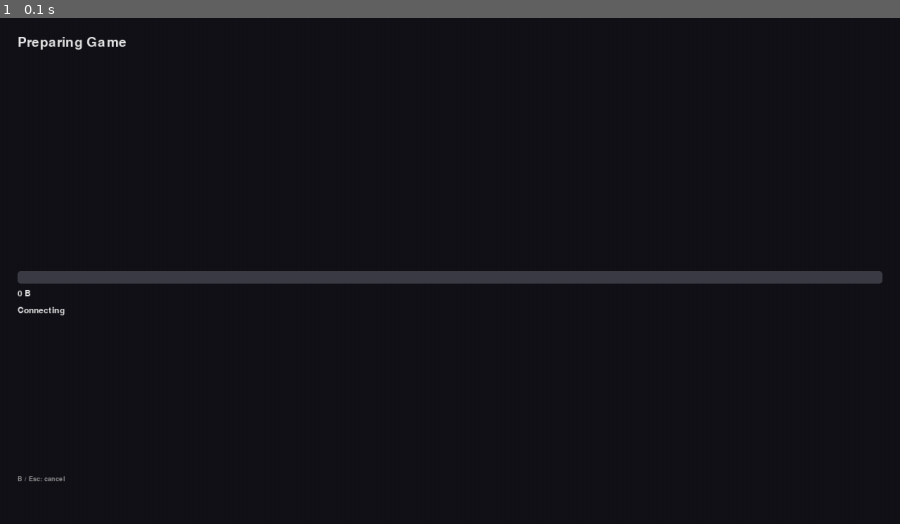
Above: before the commit, frame 1.
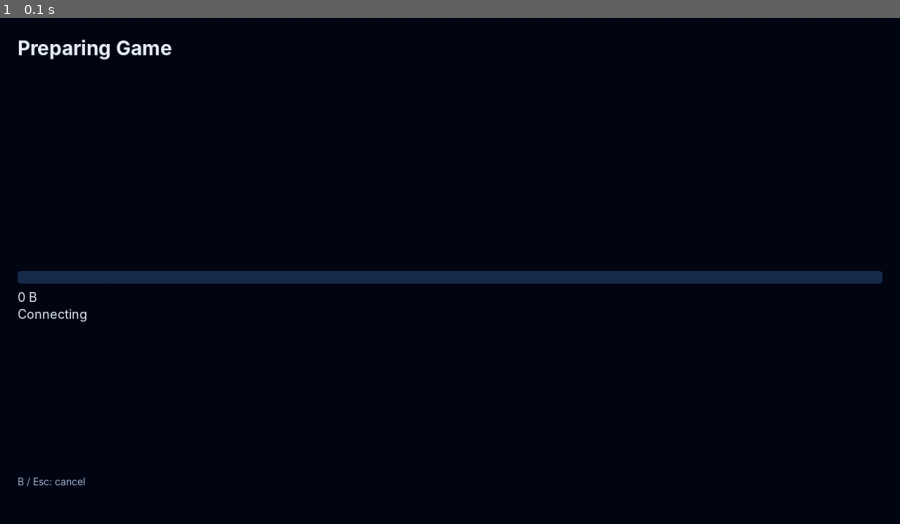
Above: after the commit, the same moment.

Repository: stryph4/romcloud
Game: pygame game, started from ports_gfx/launch_progress.py
Same seed, same stepped clock (60 frames per second), same inputs: the game is played once before the commit and once after it.
Inputs:
- Up to frame 1 (0.1 s): no input

The runs differ from the first frame. In frame 1, 3.1% of the frame differs, in the area x 1-99%, y 3-93%.

Commit message:
Refactor theme and styling across the application
- Introduced a new theme module to centralize visual design tokens for Pygame and CSS.
- Updated launch progress, save sync conflict popup, and splash screen to use theme colors and system fonts.
- Enhanced CSS with a comprehensive design system, including responsive layouts and typography.
- Added unit tests for theme properties and browser CSS to ensure consistency and correctness.

Diff:
--- a/ports_gfx/app.py
+++ b/ports_gfx/app.py
@@ -35,6 +35,21 @@
 from typing import Optional
 
 from ports_gfx.actions import ACTION_DIRECTIONS, Action
+from ports_gfx.theme import (
+    ACCENT,
+    BACKGROUND,
+    BORDER,
+    ERROR,
+    MUTED_TEXT,
+    PROGRESS_TRACK,
+    SUCCESS,
+    SURFACE_RAISED,
+    TEXT,
+    WARNING,
+    FOCUS_FILL,
+    draw_card,
+    system_font,
+)
 from ports_gfx.activity import ActivityLog
 from ports_gfx.catalog_progress import CatalogRefreshProgress
 from ports_gfx.client import BackendResult, call_backend, operation_result
@@ -306,14 +321,16 @@
     {"library-connected", "library-cache", "library-offline"}
 )
 
-_BG_COLOR = (18, 18, 24)
-_CARD_BG = (40, 40, 50)
-_FG_COLOR = (230, 230, 230)
-_SELECTED_BG = (60, 90, 160)
-_SUCCESS_COLOR = (90, 200, 120)
-_WARNING_COLOR = (230, 180, 60)
-_ERROR_COLOR = (220, 90, 90)
-_HINT_COLOR = (150, 150, 150)
+_BG_COLOR = BACKGROUND
+_CARD_BG = SURFACE_RAISED
+_FG_COLOR = TEXT
+_SELECTED_BG = FOCUS_FILL
+_SUCCESS_COLOR = SUCCESS
+_WARNING_COLOR = WARNING
+_ERROR_COLOR = ERROR
+_HINT_COLOR = MUTED_TEXT
+_ACCENT_COLOR = ACCENT
+_BORDER_COLOR = BORDER
 _MESSAGE_COLORS = {
     "success": _SUCCESS_COLOR,
     "warning": _WARNING_COLOR,
@@ -780,9 +797,9 @@
 
 def _build_fonts(pygame, layout: Layout):  # noqa: ANN001
     return {
-        "title": pygame.font.SysFont(None, layout.fonts.title),
-        "body": pygame.font.SysFont(None, layout.fonts.body),
-        "hint": pygame.font.SysFont(None, layout.fonts.hint),
+        "title": system_font(pygame, layout.fonts.title, strong=True),
+        "body": system_font(pygame, layout.fonts.body),
+        "hint": system_font(pygame, layout.fonts.hint),
     }
 
 
@@ -1535,22 +1552,13 @@
         screen.blit(banner, banner_rect)
 
     for i, (item, rect) in enumerate(zip(state.items, layout.card_rects)):
-        color = (
-            _SELECTED_BG
-            if i == state.selected_index
-            else (45, 75, 55)
-            if item.active
-            else _CARD_BG
-        )
-        pygame.draw.rect(screen, color, (rect.x, rect.y, rect.w, rect.h), border_radius=6)
-        if item.active:
-            pygame.draw.rect(
-                screen,
-                _SUCCESS_COLOR,
-                (rect.x, rect.y, rect.w, rect.h),
-                width=3,
-                border_radius=6,
-            )
+        draw_card(
+            pygame,
+            screen,
+            rect,
+            focused=i == state.selected_index,
+            active=item.active,
+        )
         label = fonts["body"].render(item.label, True, _FG_COLOR)
         center_x, center_y = rect.center
         label_center_y = center_y - (layout.fonts.hint // 2 if item.description else 0)
@@ -1680,7 +1688,8 @@
         is_awaiting = controller_test.remap_instance_id is not None and is_selected
         color = _SELECTED_BG if is_selected else _CARD_BG
         suffix = "  (press a button...)" if is_awaiting else ""
-        pygame.draw.rect(screen, color, (layout.safe_area.x, y, 260, line_h), border_radius=4)
+        row_rect = Rect(layout.safe_area.x, y, min(420, layout.safe_area.w), line_h)
+        draw_card(pygame, screen, row_rect, focused=is_selected, radius=6)
         label = fonts["body"].render(f"{_CONTROLLER_ACTION_LABELS[action]}{suffix}", True, _FG_COLOR)
         screen.blit(label, (layout.safe_area.x + 8, y))
         y += line_h + 4
@@ -1781,7 +1790,7 @@
     *,
     failed: bool = False,
 ) -> None:
-    pygame.draw.rect(screen, _CARD_BG, (rect.x, rect.y, rect.w, rect.h), border_radius=4)
+    pygame.draw.rect(screen, PROGRESS_TRACK, (rect.x, rect.y, rect.w, rect.h), border_radius=4)
     if fraction is None:
         # Animate a short segment for work whose duration cannot be measured,
         # without claiming a fabricated percentage.
@@ -1804,7 +1813,7 @@
     if fill_w:
         pygame.draw.rect(
             screen,
-            _ERROR_COLOR if failed else _SUCCESS_COLOR,
+            _ERROR_COLOR if failed else ACCENT,
             (rect.x, rect.y, fill_w, rect.h),
             border_radius=4,
         )
@@ -2197,8 +2206,10 @@
             colors={
                 "bg": _BG_COLOR,
                 "card": _CARD_BG,
+                "border": _BORDER_COLOR,
                 "error": _ERROR_COLOR,
                 "fg": _FG_COLOR,
+                "focus": _ACCENT_COLOR,
                 "hint": _HINT_COLOR,
                 "selected": _SELECTED_BG,
                 "success": _SUCCESS_COLOR,
@@ -2227,8 +2238,9 @@
             and savesync_screen.settings_items.index(line)
             == savesync_screen.settings_selected_index
         )
-        color = _SELECTED_BG if is_selected_item else _FG_COLOR
-        text = fonts["body"].render(line, True, color)
+        color = ACCENT if is_selected_item else _FG_COLOR
+        display_line = f"›  {line}" if is_selected_item else f"   {line}"
+        text = fonts["body"].render(display_line, True, color)
         screen.blit(text, (layout.navigation_rect.x, y))
         y += line_h
 
@@ -2237,12 +2249,12 @@
         bar_y = y + line_h // 2
         bar_w = max(1, min(layout.navigation_rect.w, 560))
         bar_h = max(8, layout.fonts.body // 2)
-        pygame.draw.rect(screen, _CARD_BG, (bar_x, bar_y, bar_w, bar_h), border_radius=4)
+        pygame.draw.rect(screen, PROGRESS_TRACK, (bar_x, bar_y, bar_w, bar_h), border_radius=4)
         fill_w = int(bar_w * savesync_screen.confirm.progress)
         if fill_w > 0:
             pygame.draw.rect(
                 screen,
-                _SUCCESS_COLOR,
+                ACCENT,
                 (bar_x, bar_y, fill_w, bar_h),
                 border_radius=4,
             )
@@ -2500,8 +2512,13 @@
         value = fonts["body"].render(display_value[-max_chars:], True, _FG_COLOR)
         screen.blit(value, (text_rect.x + 12, text_rect.y + max(4, (text_rect.h - value.get_height()) // 2)))
         for index, (key, rect) in enumerate(zip(wizard.osk.keys, _wizard_rects(layout, wizard))):
-            color = _SELECTED_BG if index == wizard.osk.selected_index else _CARD_BG
-            pygame.draw.rect(screen, color, (rect.x, rect.y, rect.w, rect.h), border_radius=5)
+            draw_card(
+                pygame,
+                screen,
+                rect,
+                focused=index == wizard.osk.selected_index,
+                radius=6,
+            )
             label = fonts["body"].render(wizard.osk.key_label(key), True, _FG_COLOR)
             screen.blit(label, label.get_rect(center=rect.center))
     else:
@@ -2520,8 +2537,12 @@
                 y += line_h
 
         for index, label_text, rect in _wizard_option_rows(layout, wizard):
-            color = _SELECTED_BG if index == wizard.selected_index else _CARD_BG
-            pygame.draw.rect(screen, color, (rect.x, rect.y, rect.w, rect.h), border_radius=6)
+            draw_card(
+                pygame,
+                screen,
+                rect,
+                focused=index == wizard.selected_index,
+            )
             max_label_chars = max(1, rect.w // max(8, layout.fonts.body // 2))
             label = fonts["body"].render(label_text[:max_label_chars], True, _FG_COLOR)
             screen.blit(label, label.get_rect(center=rect.center))
--- a/ports_gfx/launch_progress.py
+++ b/ports_gfx/launch_progress.py
@@ -36,15 +36,25 @@
 from typing import IO, Optional
 
 from ports_gfx.layout import Layout, compute_layout
+from ports_gfx.theme import (
+    ACCENT,
+    BACKGROUND,
+    ERROR,
+    MUTED_TEXT,
+    PROGRESS_TRACK,
+    SUCCESS,
+    TEXT,
+    system_font,
+)
 
 _FALLBACK_SIZE = (1280, 720)
 _MIN_SANE_DIMENSION = 240
 
-_BG_COLOR = (18, 18, 24)
-_FG_COLOR = (230, 230, 230)
-_ERROR_COLOR = (220, 90, 90)
-_SUCCESS_COLOR = (90, 200, 120)
-_HINT_COLOR = (150, 150, 150)
+_BG_COLOR = BACKGROUND
+_FG_COLOR = TEXT
+_ERROR_COLOR = ERROR
+_SUCCESS_COLOR = SUCCESS
+_HINT_COLOR = MUTED_TEXT
 
 _LAUNCHING_DISPLAY_SECONDS = 0.6
 _ERROR_AUTO_DISMISS_SECONDS = 15.0
@@ -202,9 +212,9 @@
         screen = _open_display(pygame, screen_w, screen_h)
         pygame.display.set_caption("ROMCloud")
         layout = compute_layout(screen_w, screen_h, 0)
-        font_title = pygame.font.SysFont(None, layout.fonts.title)
-        font_body = pygame.font.SysFont(None, layout.fonts.body)
-        font_hint = pygame.font.SysFont(None, layout.fonts.hint)
+        font_title = system_font(pygame, layout.fonts.title, strong=True)
+        font_body = system_font(pygame, layout.fonts.body)
+        font_hint = system_font(pygame, layout.fonts.hint)
         clock = pygame.time.Clock()
 
         launching_since: Optional[float] = None
@@ -269,10 +279,10 @@
     bar_y = safe_area.y + safe_area.h // 2
     bar_w = safe_area.w
     bar_h = max(18, layout.fonts.body)
-    pygame.draw.rect(screen, (60, 60, 70), (safe_area.x, bar_y, bar_w, bar_h), border_radius=4)
+    pygame.draw.rect(screen, PROGRESS_TRACK, (safe_area.x, bar_y, bar_w, bar_h), border_radius=4)
     fraction = progress_fraction(state)
     if fraction > 0:
-        pygame.draw.rect(screen, (90, 140, 220), (safe_area.x, bar_y, int(bar_w * fraction), bar_h), border_radius=4)
+        pygame.draw.rect(screen, ACCENT, (safe_area.x, bar_y, int(bar_w * fraction), bar_h), border_radius=4)
 
     bytes_line = f"{_fmt_bytes(state.bytes_done)} / {_fmt_bytes(state.bytes_total)}" if state.bytes_total else _fmt_bytes(state.bytes_done)
     bytes_text = font_body.render(bytes_line, True, _FG_COLOR)
--- a/ports_gfx/savesync_conflict_popup.py
+++ b/ports_gfx/savesync_conflict_popup.py
@@ -243,7 +243,9 @@
         import pygame
 
         from ports_gfx.app import (
+            _ACCENT_COLOR,
             _BG_COLOR,
+            _BORDER_COLOR,
             _CARD_BG,
             _ERROR_COLOR,
             _FG_COLOR,
@@ -401,8 +403,10 @@
                 colors={
                     "bg": _BG_COLOR,
                     "card": _CARD_BG,
+                    "border": _BORDER_COLOR,
                     "error": _ERROR_COLOR,
                     "fg": _FG_COLOR,
+                    "focus": _ACCENT_COLOR,
                     "hint": _HINT_COLOR,
                     "selected": _SELECTED_BG,
                     "success": _SUCCESS_COLOR,
@@ -734,6 +738,17 @@
     for index, (label, rect) in enumerate(zip(ACTION_LABELS, rects)):
         color = colors["selected"] if index == state.selected_index else colors["card"]
         pygame.draw.rect(screen, color, (rect.x, rect.y, rect.w, rect.h), border_radius=6)
+        pygame.draw.rect(
+            screen,
+            (
+                colors.get("focus", colors["fg"])
+                if index == state.selected_index
+                else colors.get("border", colors["card"])
+            ),
+            (rect.x, rect.y, rect.w, rect.h),
+            width=4 if index == state.selected_index else 1,
+            border_radius=6,
+        )
         text = fonts["body"].render(label, True, colors["fg"])
         screen.blit(text, (rect.x + 16, rect.y + max(0, (rect.h - text.get_height()) // 2)))
 
--- a/ports_gfx/splash.py
+++ b/ports_gfx/splash.py
@@ -4,13 +4,23 @@
 
 from pathlib import Path
 
+from ports_gfx.theme import (
+    ACCENT,
+    BACKGROUND,
+    MUTED_TEXT,
+    PROGRESS_TRACK,
+    SURFACE,
+    TEXT,
+    system_font,
+)
 
-_BACKGROUND = (3, 6, 20)
-_PANEL = (5, 9, 28)
-_TEXT = (238, 242, 255)
-_MUTED = (170, 185, 215)
-_TRACK = (35, 46, 78)
-_PROGRESS = (30, 190, 245)
+
+_BACKGROUND = BACKGROUND
+_PANEL = SURFACE
+_TEXT = TEXT
+_MUTED = MUTED_TEXT
+_TRACK = PROGRESS_TRACK
+_PROGRESS = ACCENT
 _SPLASH_ASSET = Path(__file__).resolve().parent / "assets" / "splash.png"
 
 
@@ -45,8 +55,8 @@
         pygame.draw.rect(screen, _PANEL, (0, panel_y, width, panel_h))
 
         margin = max(24, round(width * 0.06))
-        title_font = pygame.font.SysFont(None, max(30, round(height * 0.045)))
-        status_font = pygame.font.SysFont(None, max(22, round(height * 0.032)))
+        title_font = system_font(pygame, max(30, round(height * 0.045)), strong=True)
+        status_font = system_font(pygame, max(22, round(height * 0.032)))
         title_surface = title_font.render(title, True, _TEXT)
         status_surface = status_font.render(status, True, _MUTED)
         screen.blit(title_surface, (margin, panel_y + round(panel_h * 0.15)))
--- /dev/null
+++ b/ports_gfx/theme.py
@@ -0,0 +1,68 @@
+"""ROMCloud's native visual and typography design tokens.
+
+Pygame remains intentionally simple: solid, high-contrast surfaces derived
+from the product artwork, with a bright cyan focus ring that reads clearly
+at TV distance.  Browser CSS has its own adapter for the same design system.
+"""
+
+from __future__ import annotations
+
+
+# Core surfaces
+BACKGROUND = (3, 7, 20)
+SURFACE = (9, 19, 39)
+SURFACE_RAISED = (15, 31, 56)
+BORDER = (35, 69, 111)
+
+# Typography
+TEXT = (239, 245, 255)
+MUTED_TEXT = (170, 188, 216)
+FONT_STACK = "Inter,Noto Sans,DejaVu Sans,Liberation Sans,Segoe UI,Arial"
+
+# Product accents and semantic status colors
+ACCENT = (38, 215, 242)
+ACCENT_BLUE = (42, 133, 255)
+ACCENT_VIOLET = (139, 80, 246)
+FOCUS_FILL = (20, 67, 115)
+ACTIVE_FILL = (18, 65, 62)
+SUCCESS = (89, 218, 145)
+WARNING = (246, 195, 83)
+ERROR = (255, 108, 125)
+PROGRESS_TRACK = (25, 45, 75)
+
+CARD_RADIUS = 10
+CONTROL_RADIUS = 8
+FOCUS_BORDER_WIDTH = 4
+
+
+def system_font(pygame, size: int, *, strong: bool = False):  # noqa: ANN001
+    """Resolve the deliberate ROMCloud system stack with a safe fallback.
+
+    Pygame/SDL_ttf chooses the first installed family. Passing the full stack
+    keeps Batocera (normally DejaVu/Noto) and desktop development hosts close
+    without redistributing a font binary under an uncertain platform license.
+    """
+
+    try:
+        return pygame.font.SysFont(FONT_STACK, size, strong)
+    except Exception:  # noqa: BLE001 - the default Pygame font is the last resort
+        return pygame.font.SysFont(None, size, strong)
+
+
+def draw_card(  # noqa: ANN001
+    pygame,
+    screen,
+    rect,
+    *,
+    focused: bool = False,
+    active: bool = False,
+    radius: int = CARD_RADIUS,
+):
+    """Draw a consistent native surface with unmistakable focus semantics."""
+
+    bounds = (rect.x, rect.y, rect.w, rect.h) if hasattr(rect, "x") else rect
+    fill = FOCUS_FILL if focused else (ACTIVE_FILL if active else SURFACE_RAISED)
+    pygame.draw.rect(screen, fill, bounds, border_radius=radius)
+    border = ACCENT if focused else (SUCCESS if active else BORDER)
+    width = FOCUS_BORDER_WIDTH if focused else (3 if active else 1)
+    pygame.draw.rect(screen, border, bounds, width=width, border_radius=radius)
--- /dev/null
+++ b/tests/unit/test_ports_gfx_theme.py
@@ -0,0 +1,45 @@
+from __future__ import annotations
+
+from types import SimpleNamespace
+
+from ports_gfx import theme
+
+
+def test_theme_has_high_contrast_brand_and_semantic_tokens() -> None:
+    assert theme.BACKGROUND != theme.SURFACE != theme.SURFACE_RAISED
+    assert theme.ACCENT != theme.SUCCESS != theme.WARNING != theme.ERROR
+    assert sum(theme.TEXT) > sum(theme.MUTED_TEXT) > sum(theme.BACKGROUND)
+    assert theme.FOCUS_BORDER_WIDTH >= 3
+    assert theme.CARD_RADIUS > theme.CONTROL_RADIUS
+
+
+def test_typography_stack_is_explicit_and_cross_platform() -> None:
+    assert theme.FONT_STACK.startswith("Inter,Noto Sans,DejaVu Sans")
+    assert "Segoe UI" in theme.FONT_STACK and "Arial" in theme.FONT_STACK
+
+
+def test_system_font_uses_same_stack_and_distinct_heading_weight() -> None:
+    calls: list[tuple[object, ...]] = []
+    pygame = SimpleNamespace(
+        font=SimpleNamespace(SysFont=lambda *args: calls.append(args) or args)
+    )
+
+    regular = theme.system_font(pygame, 24)
+    heading = theme.system_font(pygame, 42, strong=True)
+
+    assert regular == (theme.FONT_STACK, 24, False)
+    assert heading == (theme.FONT_STACK, 42, True)
+
+
+def test_system_font_falls_back_without_breaking_the_gui() -> None:
+    calls: list[tuple[object, ...]] = []
+
+    def sys_font(*args):
+        calls.append(args)
+        if args[0] is not None:
+            raise RuntimeError("font lookup failed")
+        return "fallback"
+
+    pygame = SimpleNamespace(font=SimpleNamespace(SysFont=sys_font))
+    assert theme.system_font(pygame, 28) == "fallback"
+    assert calls == [(theme.FONT_STACK, 28, False), (None, 28, False)]
--- /dev/null
+++ b/tests/unit/test_visual_design_system.py
@@ -0,0 +1,45 @@
+from __future__ import annotations
+
+from pathlib import Path
+
+
+ROOT = Path(__file__).parents[2]
+STATIC = ROOT / "src" / "romcloud" / "web" / "static"
+
+
+def test_browser_theme_centralizes_brand_and_semantic_tokens() -> None:
+    css = (STATIC / "app.css").read_text(encoding="utf-8")
+    for token in (
+        "--font-ui", "--bg", "--surface", "--surface-raised", "--border",
+        "--text", "--muted", "--accent", "--accent-blue", "--accent-violet",
+        "--success", "--warning", "--danger", "--focus-fill",
+        "--radius-control", "--radius-card",
+    ):
+        assert token in css
+
+
+def test_browser_typography_and_focus_are_deliberate() -> None:
+    css = (STATIC / "app.css").read_text(encoding="utf-8")
+    assert 'Inter, "Noto Sans", "DejaVu Sans", "Segoe UI", Arial' in css
+    assert "font-synthesis: none" in css
+    assert ".content h1" in css and "font-weight: 780" in css
+    assert ".game-title b" in css and ".game-title small" in css
+    assert "outline: 4px solid var(--accent)" in css
+
+
+def test_browser_keeps_dense_and_responsive_management_layouts() -> None:
+    css = (STATIC / "app.css").read_text(encoding="utf-8")
+    assert "grid-template-columns: 32px minmax(180px,1fr) minmax(150px,.5fr) auto" in css
+    assert "@media (max-width: 820px)" in css
+    assert "@media (max-width: 480px)" in css
+    assert "@media (prefers-reduced-motion: reduce)" in css
+
+
+def test_auth_dialog_status_and_progress_surfaces_are_themed() -> None:
+    css = (STATIC / "app.css").read_text(encoding="utf-8")
+    for selector in (
+        ".auth", ".auth-card", ".dialog-card", ".badge.cached",
+        ".badge.pinned", ".badge.incomplete", ".badge.remote_only",
+        ".banner", ".job progress", ".controller-status",
+    ):
+        assert selector in css
Not shown, changed: README.md
Not shown, changed: src/romcloud/web/static/app.css
